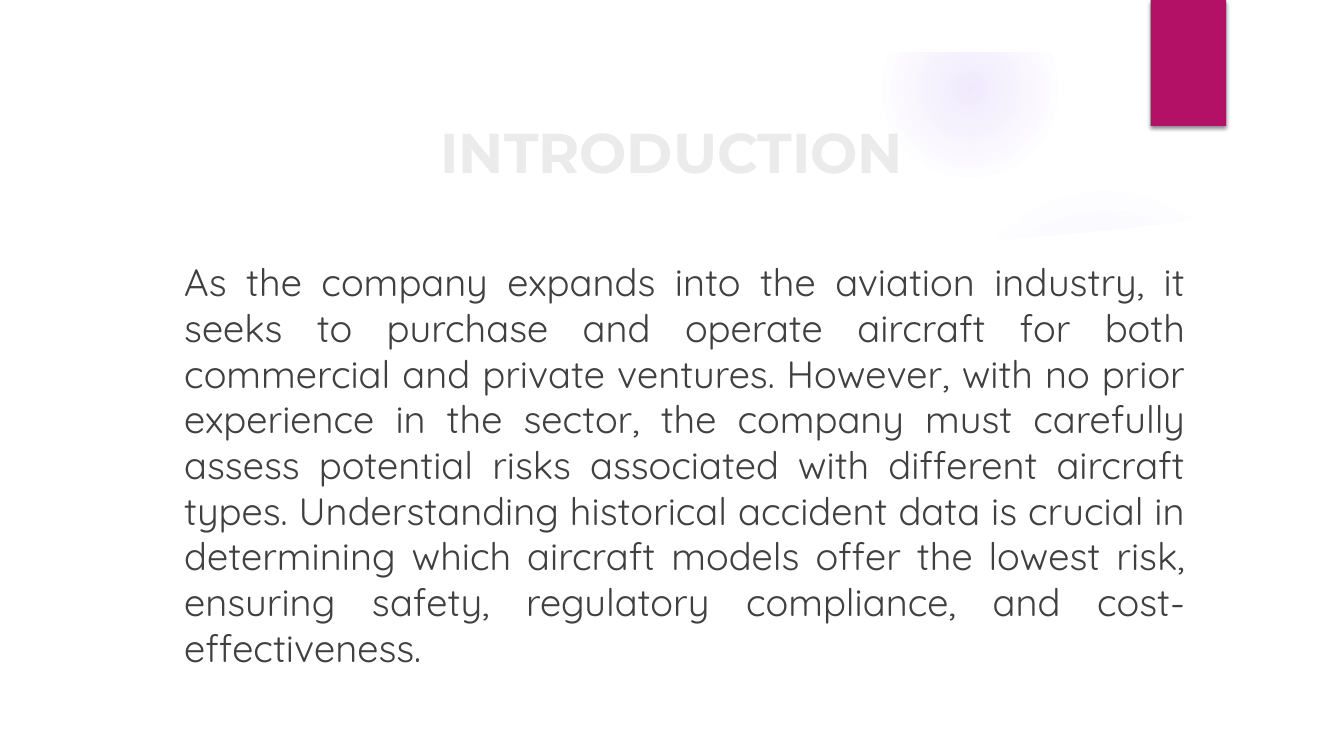
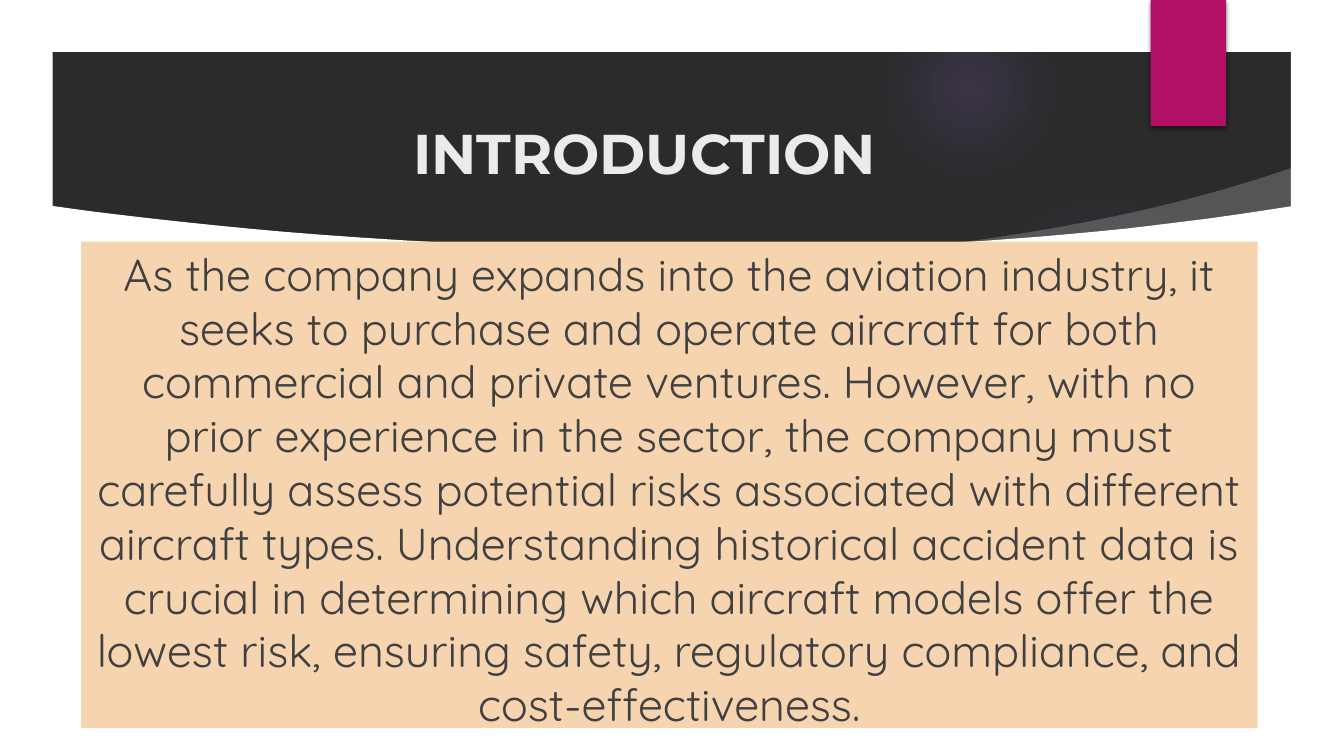
Before and after one commit to rurigi-waweru/dsfpt10-p1-dsc-phase-1-project, a slide deck: slide 2 of project-files/Aviation-Accident-Analysis.pptx. Drawn at 1344x756 pixels with LibreOffice and Linux fonts; fonts in the diff are those of the drawing; background and template pictures are left out; a plain dark background stands for a picture behind light text. Boxes give left, top, right and bottom in pixels: in the first picture for what was removed or moved away, otherwise in the second. Text is boxed around its words. In the diff, an @@ line names an element or a change of style, - is before the commit and + after.

```diff
--- a/project-files/Aviation-Accident-Analysis.pptx
+++ b/project-files/Aviation-Accident-Analysis.pptx
@@ title "INTRODUCTION" rewrapped from [93,78,1252,224] to [413,134,876,175] @@
@@ rectangle "As the company expands into ...": place and size @@
-rectangle "As the company expands into ..." at [184,268,1185,663]
+rectangle "As the company expands into ..." at [81,242,1257,729]
@@ rectangle "As the company expands into ..." at [81,242,1257,729]: size 27.2 to 32 pt; alignment justified to centre; fill none to #F6D4B0 @@
```
Also in this commit, not shown: 3 other slides changed, 5 slides added, 9 slides removed, 1 other file.
